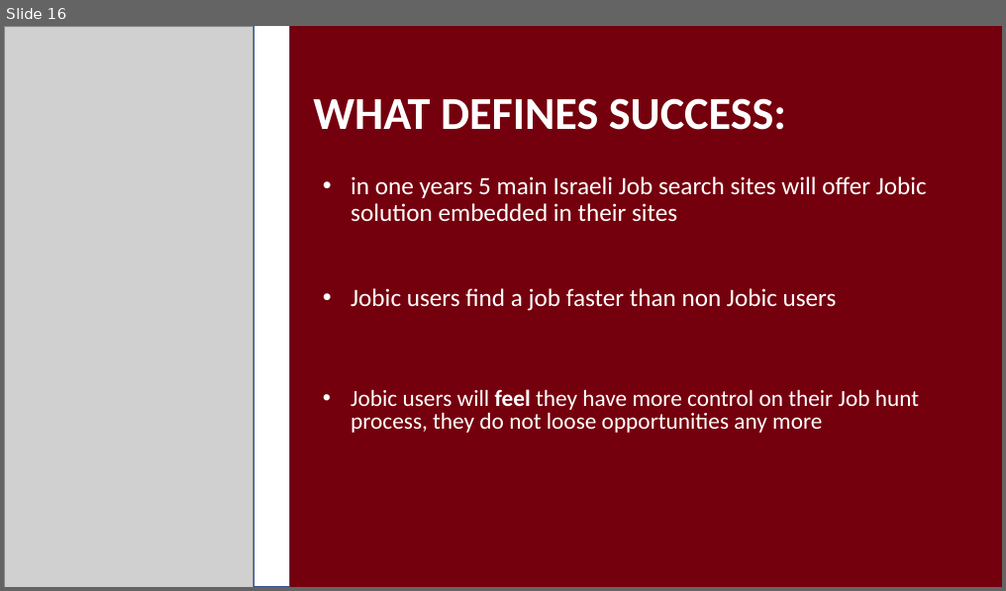
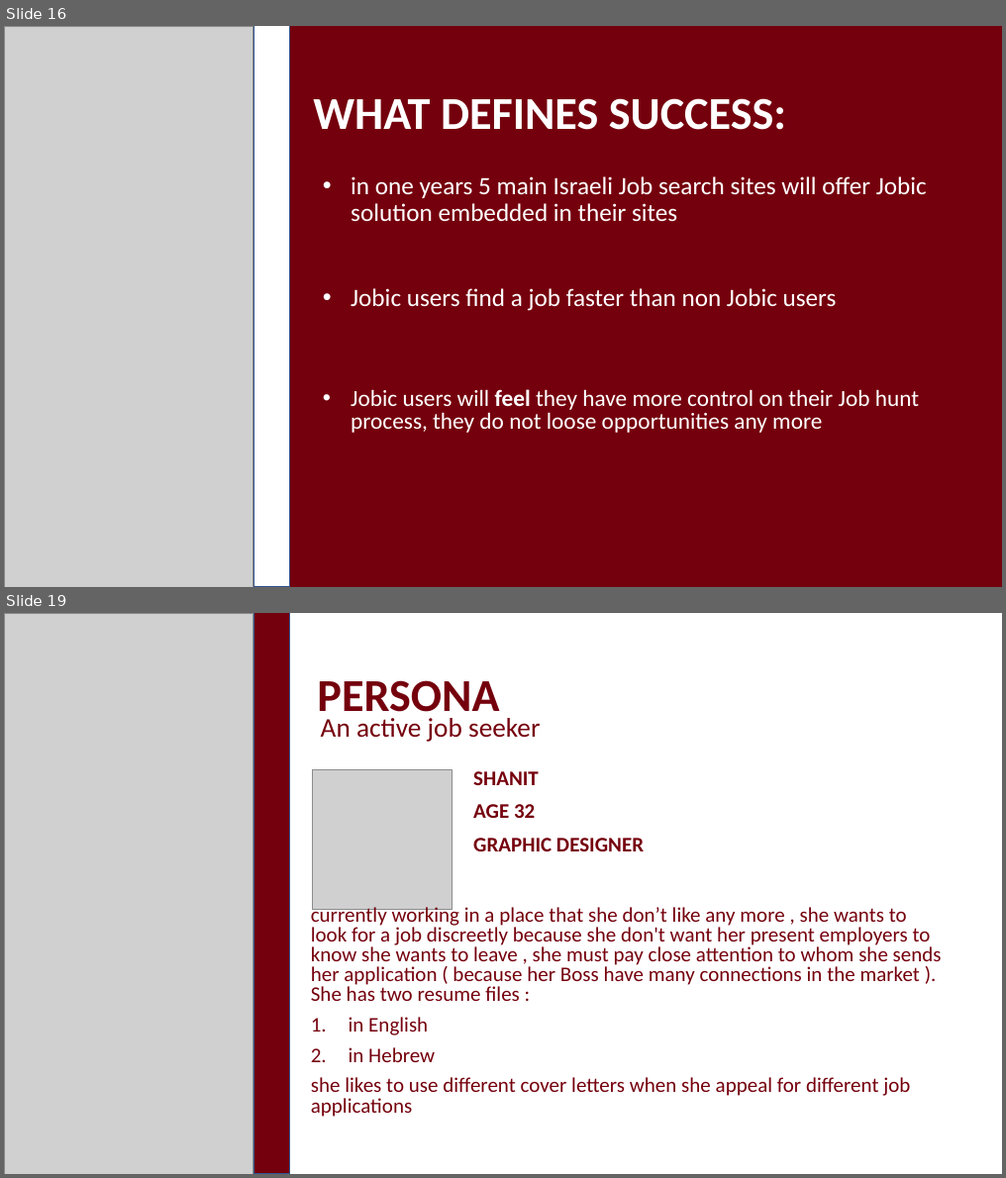
Before and after one commit to arielaleco/Jobic, a slide deck: Documentation/Presentation16.pptx. Shown one above the other, each under a label of ours: slide 16 before the commit, slides 16 and 19 after it; the slides between them are not shown. The pictures are 1006x591 and 1006x1178 pixels, drawn with LibreOffice and Linux fonts; fonts in the diff are those of the drawing; grey boxes stand for pictures. Boxes give left, top, right and bottom in pixels: in the first picture for what was removed or moved away, otherwise in the second. Text is boxed around its words. In the diff, an @@ line names an element or a change of style, - is before the commit and + after.

```diff
--- a/Documentation/Presentation16.pptx
+++ b/Documentation/Presentation16.pptx
@@ slide 19 added at <box>4,613,1002,1174</box>, background #FFFFFF @@
@@ picture added at <box>4,613,253,1174</box> @@
@@ rectangle added at <box>254,613,289,1174</box>, fill #75000D, outline #325491 1 pt @@
@@ title added at <box>317,680,499,722</box>, 44 pt, text #75000D, bold @@
+PERSONA
@@ text added at <box>321,718,540,742</box>, 26 pt, text #75000D @@
+An active job seeker
@@ picture added at <box>313,770,451,909</box> @@
@@ text added at <box>473,771,644,852</box>, 20 pt, text #75000D, bold @@
+SHANIT
+AGE 32
+GRAPHIC DESIGNER
@@ text added at <box>311,904,942,1117</box>, 20 pt, text #75000D @@
+currently working in a place that she don’t like any more , she wants to look for a job discreetly because she don't want her present employers to know she wants to leave , she must pay close attention to whom she sends her application ( because her Boss have many connections in the market ). She has two resume files :
+1. in English
+2. in Hebrew
+she likes to use different cover letters when she appeal for different job applications
```
Also in this commit, not shown: 1 slide changed, 8 other slides added, 3 other files.
